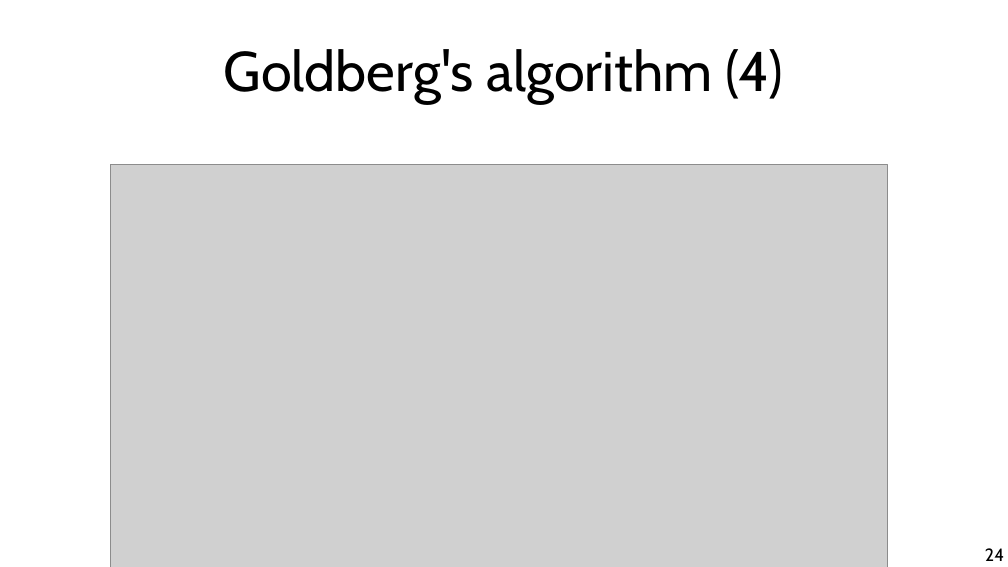
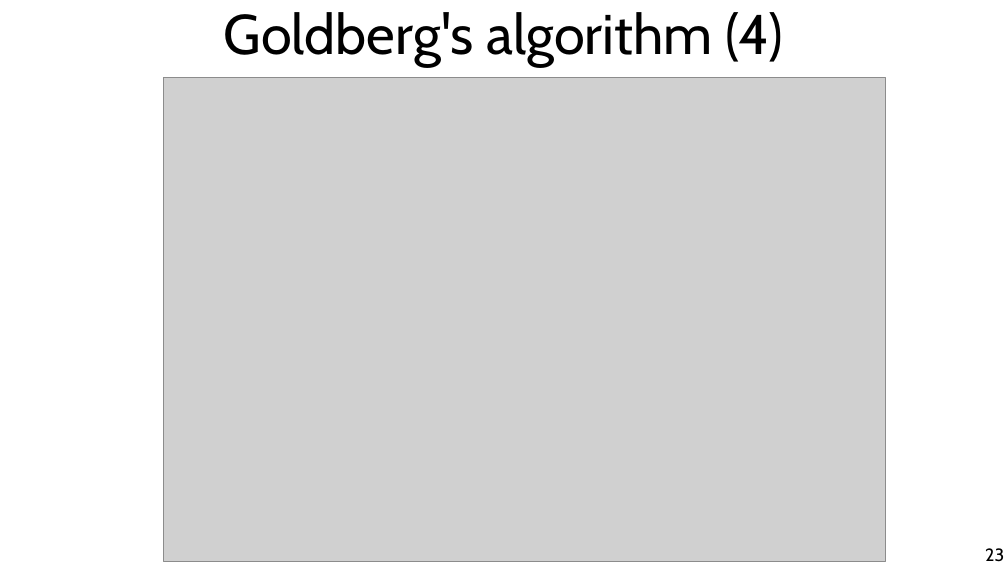
Before and after one commit to chatox/networks-science-course, a slide deck: slide 23 of theory/tt13_dense_subgraphs.odp (slide 24 before the commit). Drawn at 1008x567 pixels with LibreOffice and Linux fonts; fonts in the diff are those of the drawing; grey boxes stand for pictures. Boxes give left, top, right and bottom in pixels: in the first picture for what was removed or moved away, otherwise in the second. Text is boxed around its words. In the diff, an @@ line names an element or a change of style, - is before the commit and + after.

Commit message:
Charikar's algorithm

```diff
--- a/theory/tt13_dense_subgraphs.odp
+++ b/theory/tt13_dense_subgraphs.odp
@@ title "Goldberg's algorithm (4)": place and size @@
-title "Goldberg's algorithm (4)" at bbox=[224, 49, 783, 103]
+title "Goldberg's algorithm (4)" at bbox=[224, 12, 783, 67]
@@ picture: place and size @@
-picture at bbox=[111, 165, 887, 567]
+picture at bbox=[164, 78, 885, 562]
@@ page number at bbox=[985, 548, 1004, 562]: text changed @@
-24
+23
```
Also in this commit, not shown: 11 other slides changed, 3 slides added, 3 slides removed.
